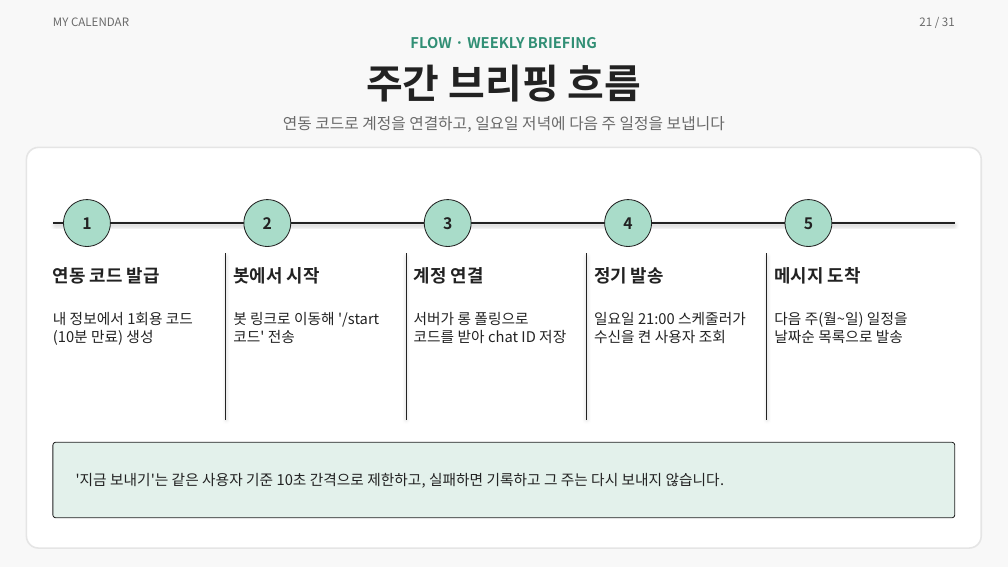
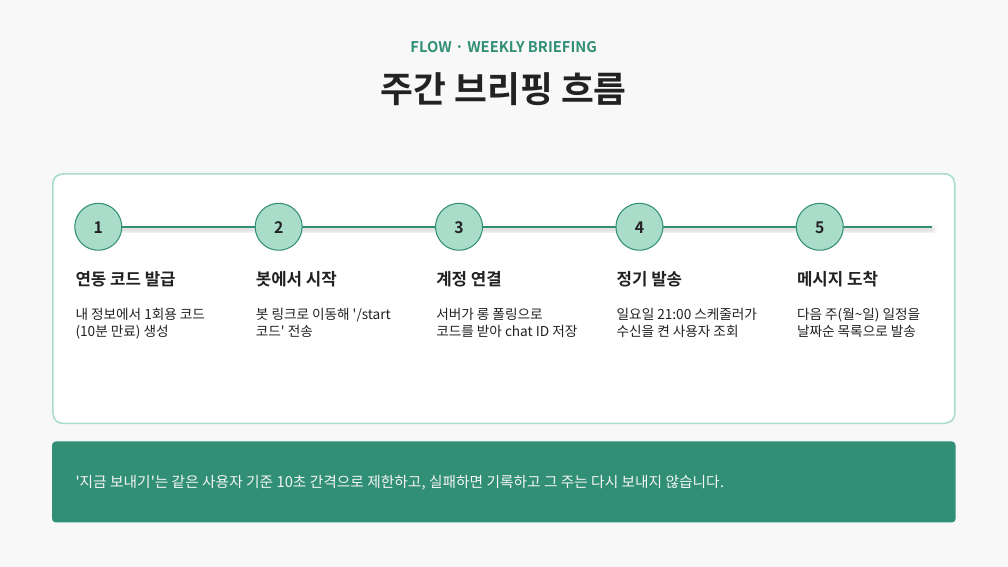
Before and after one commit to ho8566z/calendar-bot_word, a slide deck: slide 19 of ppt/개인 프로젝트.pptx (slide 21 before the commit). Drawn at 1008x567 pixels with LibreOffice and Linux fonts; fonts in the diff are those of the drawing. Boxes give left, top, right and bottom in pixels: in the first picture for what was removed or moved away, otherwise in the second. Text is boxed around its words. In the diff, an @@ line names an element or a change of style, - is before the commit and + after.

```diff
--- a/ppt/개인 프로젝트.pptx
+++ b/ppt/개인 프로젝트.pptx
@@ text removed at box(53, 17, 129, 26) @@
-MY CALENDAR
@@ text removed at box(919, 17, 955, 26) @@
-21 / 31
@@ text "FLOW · WEEKLY BRIEFING": place and size @@
-text "FLOW · WEEKLY BRIEFING" at box(410, 37, 597, 48)
+text "FLOW · WEEKLY BRIEFING" at box(410, 41, 597, 52)
@@ text "주간 브리핑 흐름": place and size @@
-text "주간 브리핑 흐름" at box(366, 64, 641, 102)
+text "주간 브리핑 흐름" at box(381, 72, 627, 106)
@@ text "주간 브리핑 흐름" at box(381, 72, 627, 106): size 38 to 34 pt @@
@@ text removed at box(283, 116, 725, 132) @@
-연동 코드로 계정을 연결하고, 일요일 저녁에 다음 주 일정을 보냅니다
@@ rounded rectangle: place and size @@
-rounded rectangle at box(26, 147, 982, 548)
+rounded rectangle at box(53, 174, 955, 423)
@@ rounded rectangle at box(53, 174, 955, 423): outline #E5E5E5 1.5 pt to #A9DCC9 1.5 pt; proportions changed @@
@@ 5 ellipses: place and size @@
-5 ellipses at box(64, 200, 832, 247)
+5 ellipses at box(75, 203, 843, 250)
@@ outline #222222 0.8 pt to #318F75 1 pt in 5 elements at box(796, 203, 843, 250), box(75, 203, 122, 250), box(256, 203, 302, 250), box(436, 203, 482, 250), box(616, 203, 663, 250) @@
@@ line moved from (53, 223) - (955, 223) to (76, 227) - (932, 227) @@
@@ line (76, 227) - (932, 227): stroke #222222 1.5 pt to #318F75 1.5 pt @@
@@ text "연동 코드 발급": place and size @@
-text "연동 코드 발급" at box(53, 267, 160, 284)
+text "연동 코드 발급" at box(76, 271, 176, 287)
@@ line removed from (226, 253) to (226, 420) @@
@@ size 17 to 16 pt in 5 elements at box(76, 271, 176, 287), box(436, 271, 502, 287), box(617, 271, 682, 287), box(797, 271, 878, 287), box(256, 271, 337, 287) @@
@@ text "봇에서 시작": place and size @@
-text "봇에서 시작" at box(233, 267, 320, 284)
+text "봇에서 시작" at box(256, 271, 337, 287)
@@ line removed from (406, 253) to (406, 420) @@
@@ text "계정 연결": place and size @@
-text "계정 연결" at box(414, 267, 484, 284)
+text "계정 연결" at box(436, 271, 502, 287)
@@ line removed from (587, 253) to (587, 420) @@
@@ text "정기 발송": place and size @@
-text "정기 발송" at box(594, 267, 664, 284)
+text "정기 발송" at box(617, 271, 682, 287)
@@ line removed from (767, 253) to (767, 420) @@
@@ text "메시지 도착": place and size @@
-text "메시지 도착" at box(774, 267, 861, 284)
+text "메시지 도착" at box(797, 271, 878, 287)
@@ text "내 정보에서 1회용 코드(10분 만료) ...": place and size @@
-text "내 정보에서 1회용 코드(10분 만료) ..." at box(53, 312, 193, 345)
+text "내 정보에서 1회용 코드(10분 만료) ..." at box(76, 307, 205, 339)
@@ text "봇 링크로 이동해 '/start 코드' ...": place and size @@
-text "봇 링크로 이동해 '/start 코드' ..." at box(233, 312, 379, 343)
+text "봇 링크로 이동해 '/start 코드' ..." at box(256, 307, 391, 337)
@@ text "서버가 롱 폴링으로 코드를 받아 ...": place and size @@
-text "서버가 롱 폴링으로 코드를 받아 ..." at box(414, 312, 566, 343)
+text "서버가 롱 폴링으로 코드를 받아 ..." at box(436, 307, 577, 337)
@@ size 14 to 13 pt in 5 elements at box(797, 307, 921, 337), box(76, 307, 205, 339), box(256, 307, 391, 337), box(436, 307, 577, 337), box(617, 307, 757, 337) @@
@@ text "일요일 21:00 스케줄러가 수신을 켠 ...": place and size @@
-text "일요일 21:00 스케줄러가 수신을 켠 ..." at box(594, 312, 746, 343)
+text "일요일 21:00 스케줄러가 수신을 켠 ..." at box(617, 307, 757, 337)
@@ text "다음 주(월~일) 일정을 날짜순 목록으로 ...": place and size @@
-text "다음 주(월~일) 일정을 날짜순 목록으로 ..." at box(774, 312, 908, 343)
+text "다음 주(월~일) 일정을 날짜순 목록으로 ..." at box(797, 307, 921, 337)
@@ rounded rectangle: place and size @@
-rounded rectangle at box(53, 442, 955, 518)
+rounded rectangle at box(53, 442, 955, 522)
@@ rounded rectangle at box(53, 442, 955, 522): fill #E3F1EB to #318F75; outline #222222 0.8 pt to #318F75 1.5 pt @@
@@ text "'지금 보내기'는 같은 사용자 기준 ..." at box(76, 475, 725, 490): text colour #222222 to #F6F5F4 @@
```
Also in this commit, not shown: 26 other slides changed, 2 slides added, 4 slides removed.
